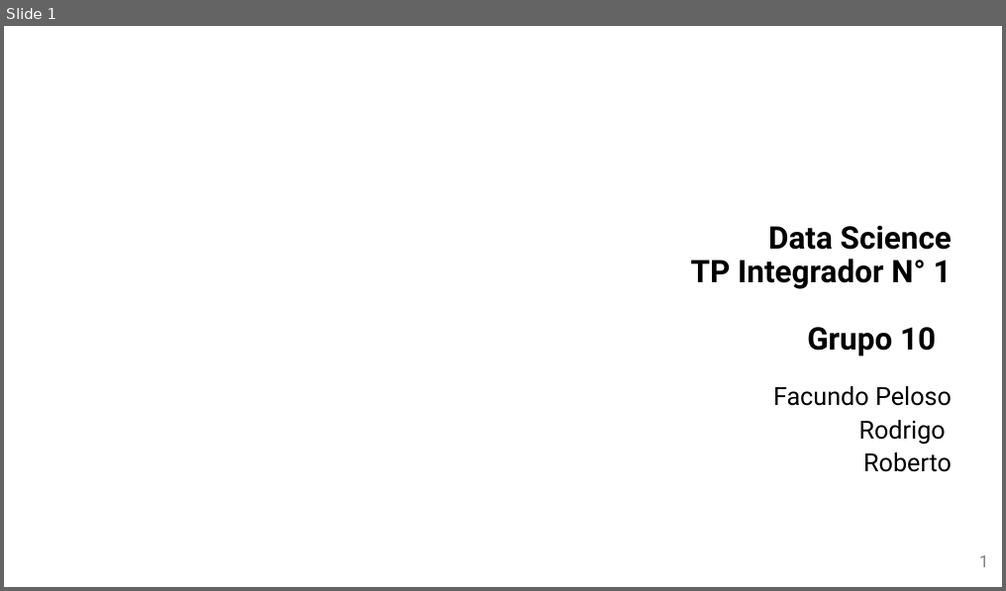
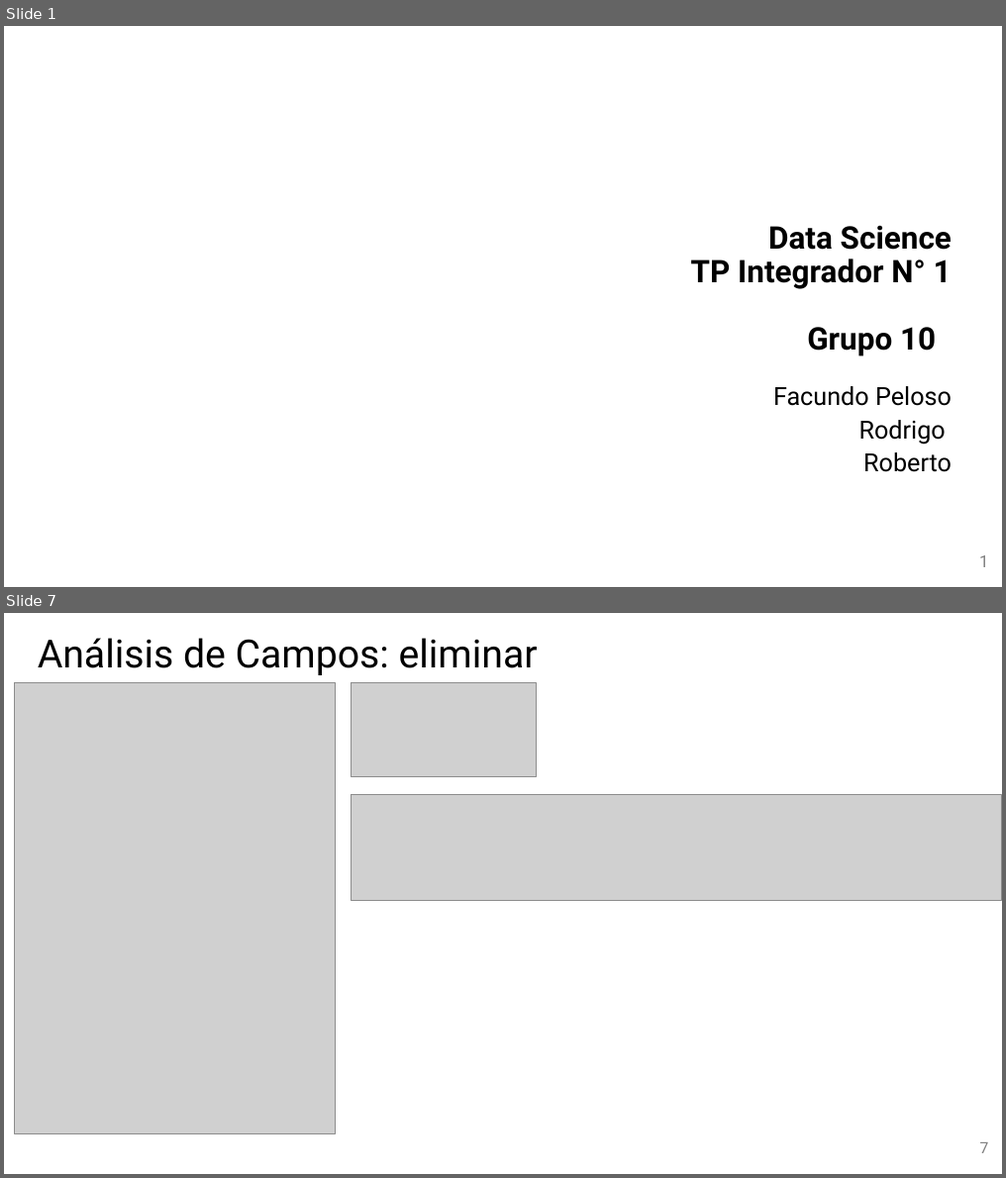
Before and after one commit to Facundo-Peloso/DH-TP-1---Grupo-10, a slide deck: Presentación/Presentación TP 1 - Grupo 10.pptx. Shown one above the other, each under a label of ours: slide 1 before the commit, slides 1 and 7 after it; the slides between them are not shown. The pictures are 1006x591 and 1006x1178 pixels, drawn with LibreOffice and Linux fonts; fonts in the diff are those of the drawing; grey boxes stand for pictures; background and template pictures are left out. Boxes give left, top, right and bottom in pixels: in the first picture for what was removed or moved away, otherwise in the second. Text is boxed around its words. In the diff, an @@ line names an element or a change of style, - is before the commit and + after.

```diff
--- a/Presentación/Presentación TP 1 - Grupo 10.pptx
+++ b/Presentación/Presentación TP 1 - Grupo 10.pptx
@@ slide 7 added at [4,613,1002,1174], background picture (left out) @@
@@ title added at [38,638,538,675], 37.3 pt, text #000000 @@
+Análisis de Campos: eliminar
@@ picture added at [14,683,336,1134] @@
@@ picture added at [350,682,537,776] @@
@@ picture added at [350,795,1001,900] @@
@@ page number added at [980,1143,989,1154], 15 pt, text #808080 @@
+7
```
Also in this commit, not shown: 2 slides changed, 15 other slides added, 10 slides removed.
